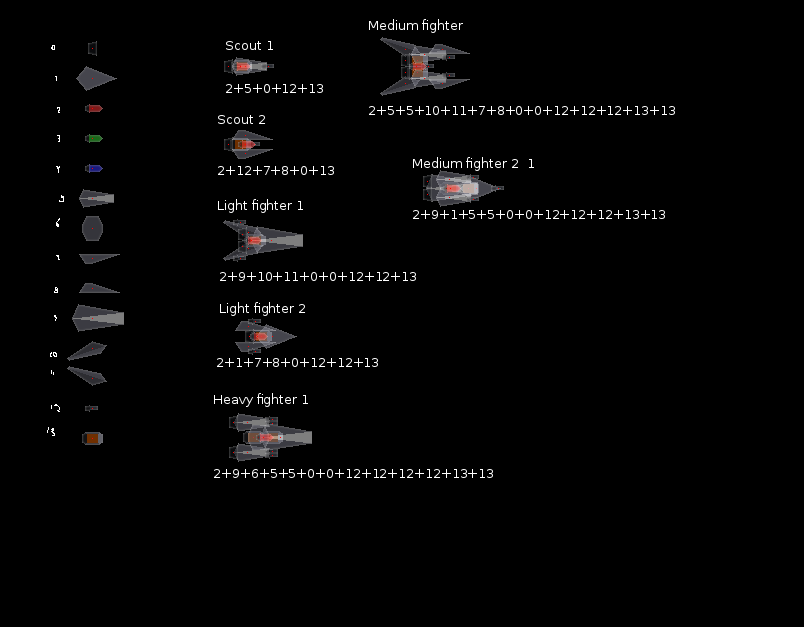
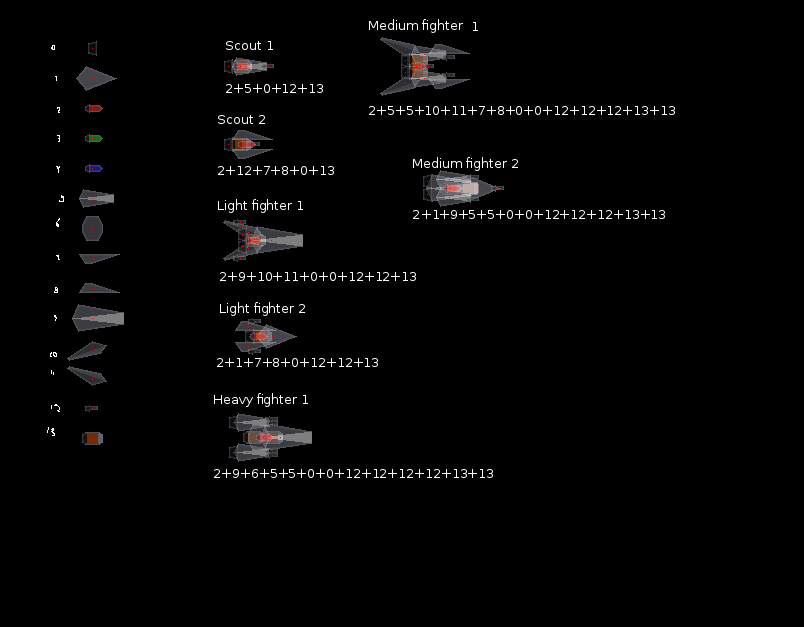
Comparing the layer stacks of the two (804, 627) images. Changes:
painted on "Layer" over (x1=421, y1=22, x2=534, y2=219)
